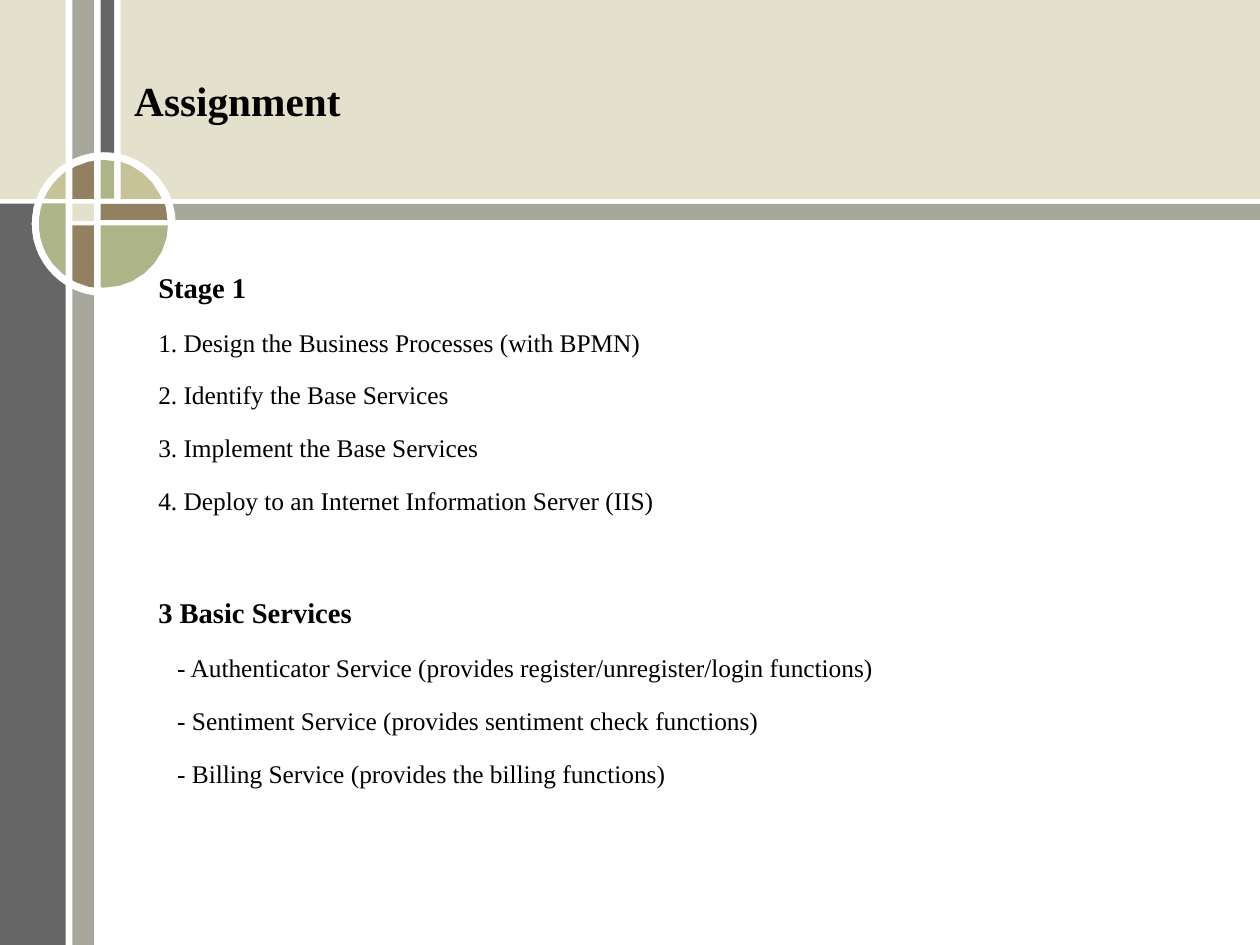
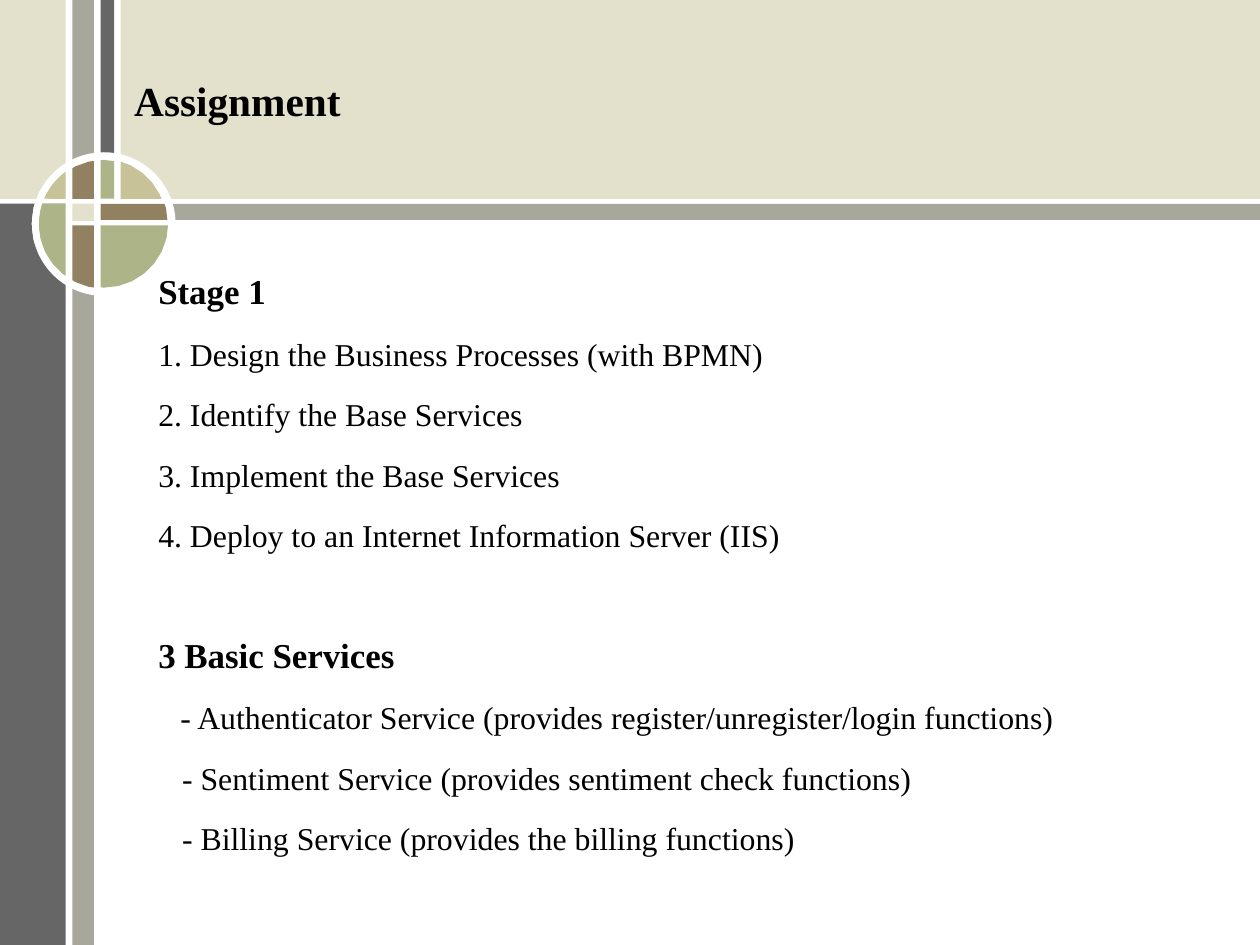
Before and after one commit to ERit/aic_group2_topic1, a slide deck: slide 3 of Stage1.odp. Drawn at 1260x945 pixels with LibreOffice and Linux fonts; fonts in the diff are those of the drawing. Boxes give left, top, right and bottom in pixels: in the first picture for what was removed or moved away, otherwise in the second. Text is boxed around its words. In the diff, an @@ line names an element or a change of style, - is before the commit and + after.

```diff
--- a/Stage1.odp
+++ b/Stage1.odp
@@ text "Stage 1" at box(158, 281, 1053, 851): size 18 to 22 pt in "Stage 1", "3 Basic Services"; size 16 to 20 pt @@
```
Also in this commit, not shown: 4 other slides changed, 1 other file.
